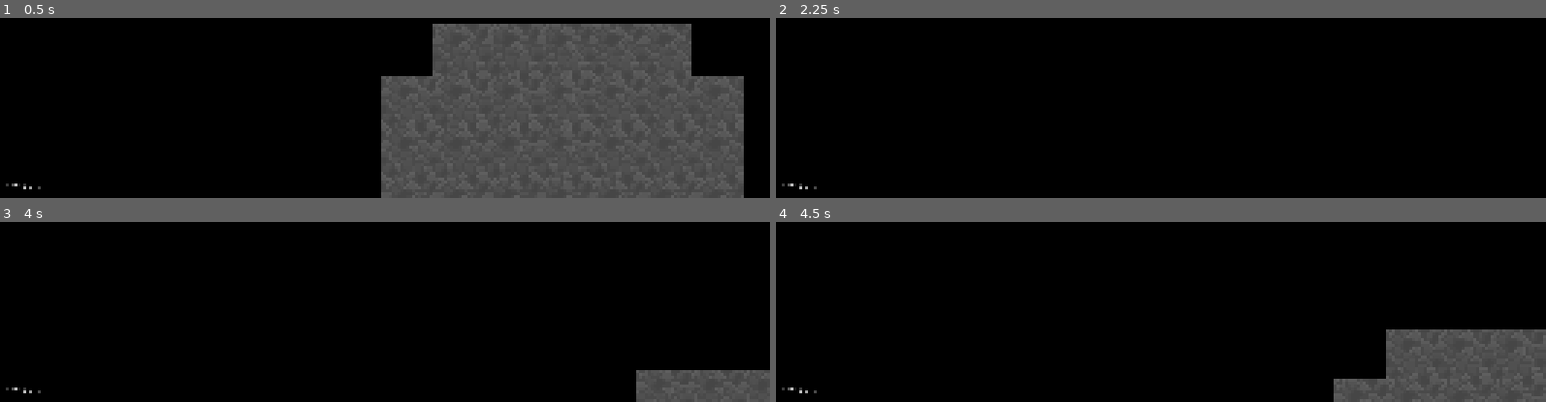
Above: before the commit, frames 1-4 (two rows, left to right).
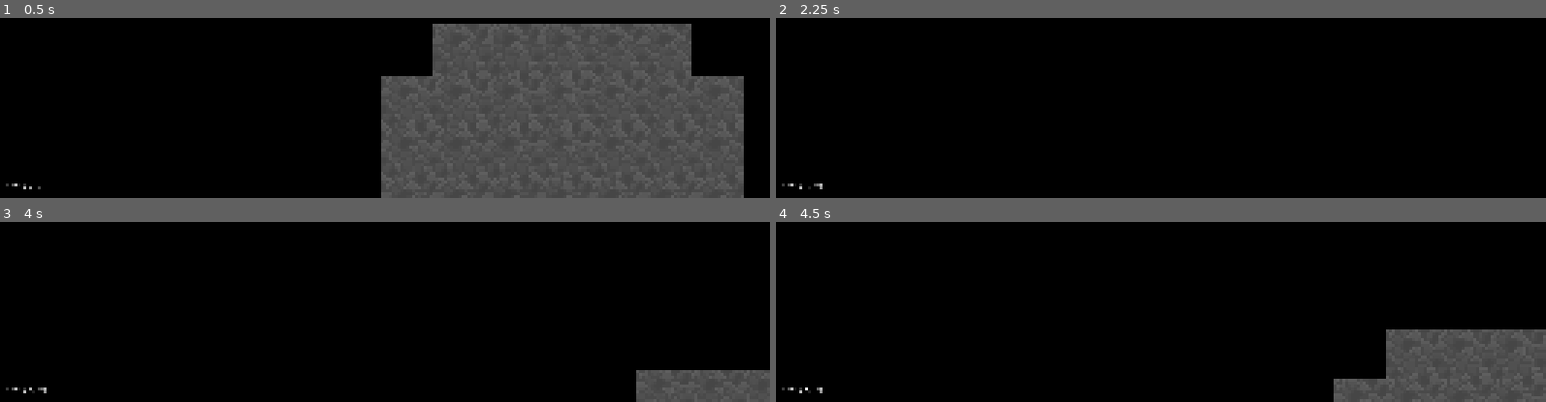
Above: after the commit, the same moments.

Repository: GrayHound85/scrap-raider
Game: Godot game, scene res://dungeon/dungeon_2.0.tscn
Same seed, same stepped clock (60 frames per second), same inputs: the game is played once before the commit and once after it.
Inputs (mouse positions are in pixels of both pictures, inside the frame that each line leads up to):
- Up to frame 1 (0.5 s): no input
- Up to frame 2 (2.25 s): tap Enter at 0.5 s; move the mouse to (1122, 93) at 0.52 s; hold Up (up) 0.53-2.03 s; move the mouse to (1392, 75) at 1.27 s; move the mouse to (outside the picture) at 2.02 s; hold Left (left) from 2.03 s (still down)
- Up to frame 3 (4 s): tap Space at 2.75 s; move the mouse to (423, 227) at 2.77 s; tap Enter at 3.5 s; move the mouse to (outside the picture) at 3.52 s; release Left (left) at 3.53 s; hold Down (down) from 3.53 s (still down)
- Up to frame 4 (4.5 s): tap ` (debug_menu) at 4.15 s; move the mouse to (outside the picture) at 4.27 s; release Down (down) at 4.28 s; hold Right (right) from 4.28 s (still down)

Frame 1 is identical in both runs. In frame 2, less than 0.1% of the frame differs, in the area x 3-7%, y 91-96%; in frame 3, less than 0.1%; in frame 4, less than 0.1%.

Commit message:
Fixed debug menu feature - show coord of tile that is being hovered over

Diff:
--- a/NPA_game/debug/debug_menu.gd
+++ b/NPA_game/debug/debug_menu.gd
@@ -2,15 +2,18 @@
 
 @onready var tile_location_label: Label = $Label
 @onready var camera = get_viewport().get_camera_2d()
+@onready var tile_map: TileMapLayer = get_tree().get_root().find_child("TileMapLayer", true, false)
+
 
 var view_to_world
 
 func _ready() -> void:
 	pass
 
-func _input(event: InputEvent) -> void:
-	if event is InputEventMouseMotion:
-		var world_pos = camera.to_global(get_viewport().get_mouse_position())
-		print(world_pos)
-		#print(get_viewport().get_mouse_position())
-		#print(get_viewport().get_global_mouse_position())
+func _process(delta: float) -> void:
+	var mouse_pos_screen: Vector2 = get_viewport().get_mouse_position()
+	var world_pos = camera.get_canvas_transform().affine_inverse() * mouse_pos_screen
+	var local_pos: Vector2 = tile_map.to_local(world_pos)
+	var tile_coord: Vector2i = tile_map.local_to_map(local_pos)
+
+	tile_location_label.text = "Tile: %s" % str(tile_coord)
--- a/NPA_game/dungeon/dungeon_2.0.tscn
+++ b/NPA_game/dungeon/dungeon_2.0.tscn
@@ -6,6 +6,7 @@
 [ext_resource type="PackedScene" uid="uid://pdqgl5se8b3e" path="res://dungeon/rooms/normal_rooms/room_01.tscn" id="2_muhwk"]
 [ext_resource type="PackedScene" uid="uid://ci64g5i8tj32n" path="res://dungeon/rooms/normal_rooms/room_02.tscn" id="3_bo7df"]
 [ext_resource type="PackedScene" uid="uid://yyswdkxsuwfp" path="res://debug/debug_hud.tscn" id="4_bo7df"]
+[ext_resource type="TileSet" uid="uid://b656e3oclr3tg" path="res://dungeon/assets/tilemap/floor_tiles.tres" id="7_pqcbx"]
 
 [node name="dungeon_02" type="Node2D"]
 script = ExtResource("1_6bnvv")
@@ -16,3 +17,6 @@
 [node name="Node2D" parent="." instance=ExtResource("2_1b30c")]
 
 [node name="DebugHUD" parent="." instance=ExtResource("4_bo7df")]
+
+[node name="TileMapLayer" type="TileMapLayer" parent="."]
+tile_set = ExtResource("7_pqcbx")
Not shown: 1 places in NPA_game/dungeon/dungeon_2.0.tscn that only renumber resources
